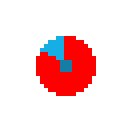
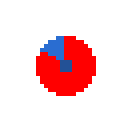
Comparing the layer stacks of the two 128px x 128px images. Changes:
painted on "Layer 5" over [40, 36, 72, 72]
